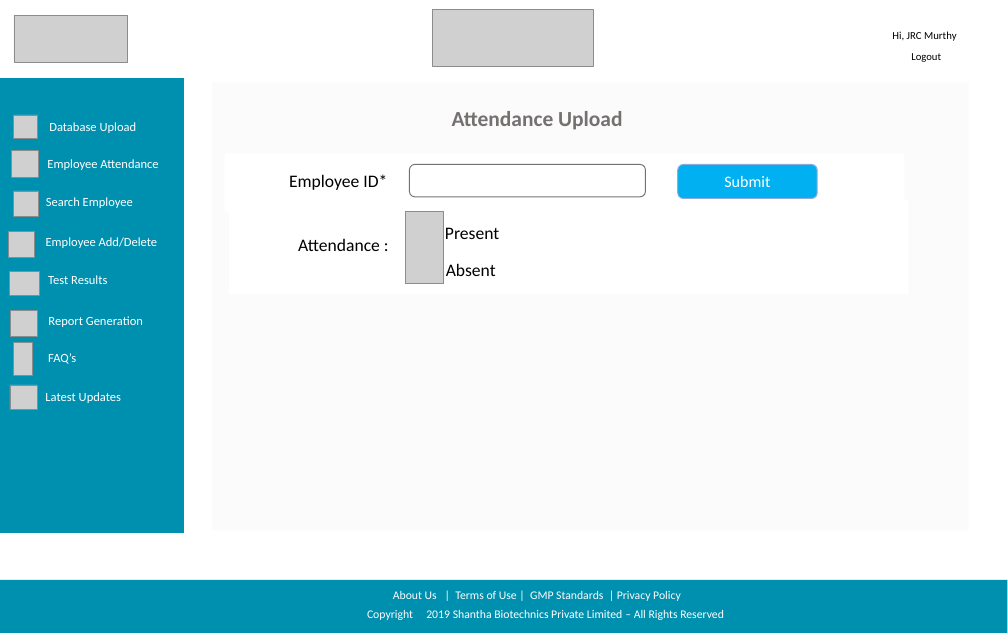
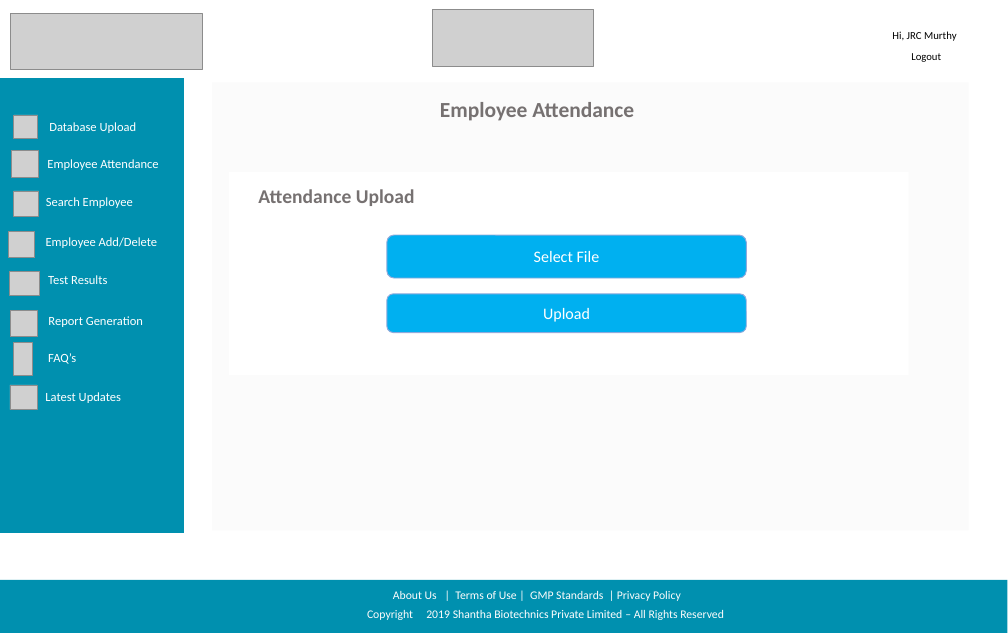
Before and after one commit to sarthakbhutani/Shantha_sih2019, a slide deck: slide 1 of Documentation/Screen Designs/Shanta Sanofi Screen Designs.pptx. Drawn at 1008x633 pixels with LibreOffice and Linux fonts; fonts in the diff are those of the drawing; grey boxes stand for pictures; background and template pictures are left out. Boxes give left, top, right and bottom in pixels: in the first picture for what was removed or moved away, otherwise in the second. Text is boxed around its words. In the diff, an @@ line names an element or a change of style, - is before the commit and + after.

```diff
--- a/Documentation/Screen Designs/Shanta Sanofi Screen Designs.pptx
+++ b/Documentation/Screen Designs/Shanta Sanofi Screen Designs.pptx
@@ picture resized from (x1=14, y1=15, x2=127, y2=63) to (x1=11, y1=13, x2=203, y2=69) @@
@@ text at (x1=440, y1=102, x2=634, y2=121): text changed; size 18 to 22 pt; text colour #000000 to #767171; bold on @@
-Attendance :
+Employee Attendance
@@ text removed at (x1=224, y1=159, x2=904, y2=212) @@
-E
@@ text "E" rewrapped from (x1=224, y1=153, x2=904, y2=207) to (x1=565, y1=277, x2=573, y2=285) @@
@@ text removed at (x1=289, y1=174, x2=387, y2=190) @@
-Employee ID*
@@ rounded rectangle removed at (x1=409, y1=165, x2=646, y2=197) @@
@@ rounded rectangle removed at (x1=677, y1=165, x2=817, y2=198) @@
-Submit
@@ text "Attendance Upload" moved from (x1=452, y1=111, x2=622, y2=130) to (x1=258, y1=189, x2=415, y2=206) @@
@@ text "Attendance Upload" at (x1=258, y1=189, x2=415, y2=206): size 22 to 20 pt @@
@@ rounded rectangle added at (x1=387, y1=235, x2=746, y2=278), fill #00B0F0, outline #8FAADC 1 pt, 16.5 pt, text #FFFFFF @@
+Select File
@@ picture removed at (x1=405, y1=211, x2=443, y2=283) @@
@@ text removed at (x1=445, y1=227, x2=499, y2=239) @@
-Present
@@ text removed at (x1=446, y1=263, x2=496, y2=276) @@
-Absent
@@ rounded rectangle added at (x1=387, y1=294, x2=746, y2=333), fill #00B0F0, outline #8FAADC 1 pt, 16.5 pt, text #FFFFFF @@
+Upload
```
Also in this commit, not shown: 15 other slides changed, 3 slides removed.
